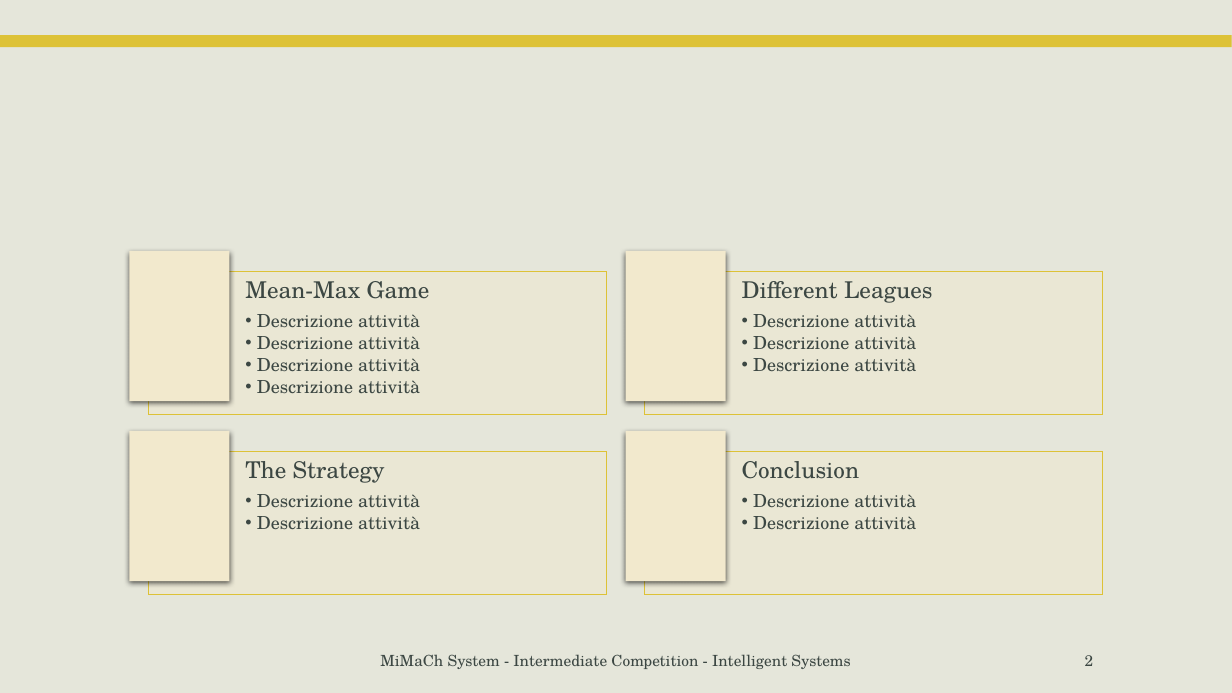
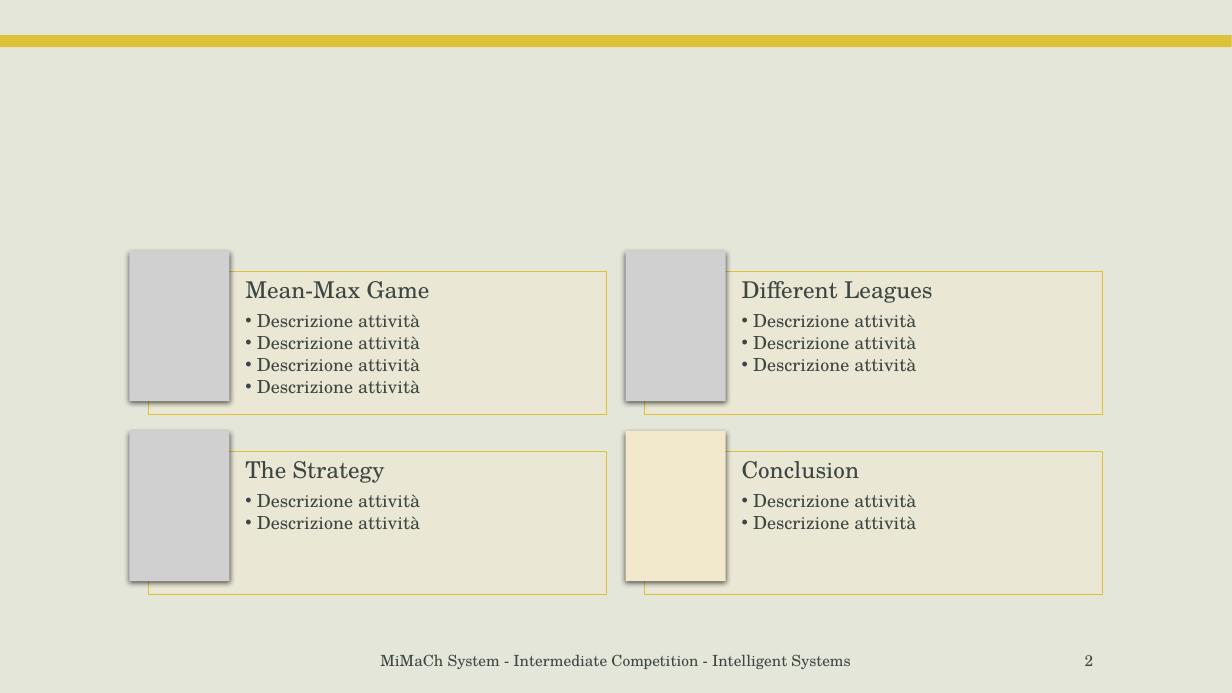
Before and after one commit to MartinaCanonPh/MiMaCh-System-Proj, a slide deck: slide 2 of intermediate competition/Intermediate Competition.pptx. Drawn at 1232x693 pixels with LibreOffice and Linux fonts; fonts in the diff are those of the drawing; grey boxes stand for pictures; background and template pictures are left out. Boxes give left, top, right and bottom in pixels: in the first picture for what was removed or moved away, otherwise in the second. Text is boxed around its words. In the diff, an @@ line names an element or a change of style, - is before the commit and + after.

```diff
--- a/intermediate competition/Intermediate Competition.pptx
+++ b/intermediate competition/Intermediate Competition.pptx
@@ rectangle removed at [129, 251, 229, 401] @@
@@ picture added at [129, 251, 229, 401] @@
@@ rectangle removed at [626, 251, 726, 401] @@
@@ picture added at [626, 251, 726, 401] @@
@@ rectangle removed at [129, 431, 229, 580] @@
@@ picture added at [129, 431, 229, 580] @@
```
Also in this commit, not shown: 1 slide added, 7 slides removed, 5 other files.
